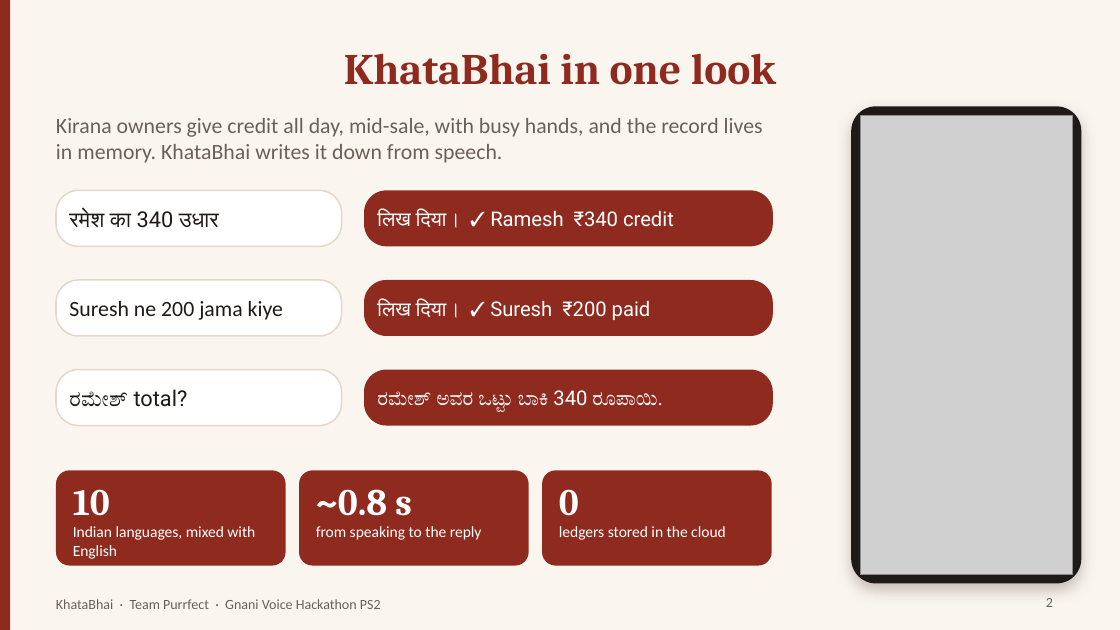
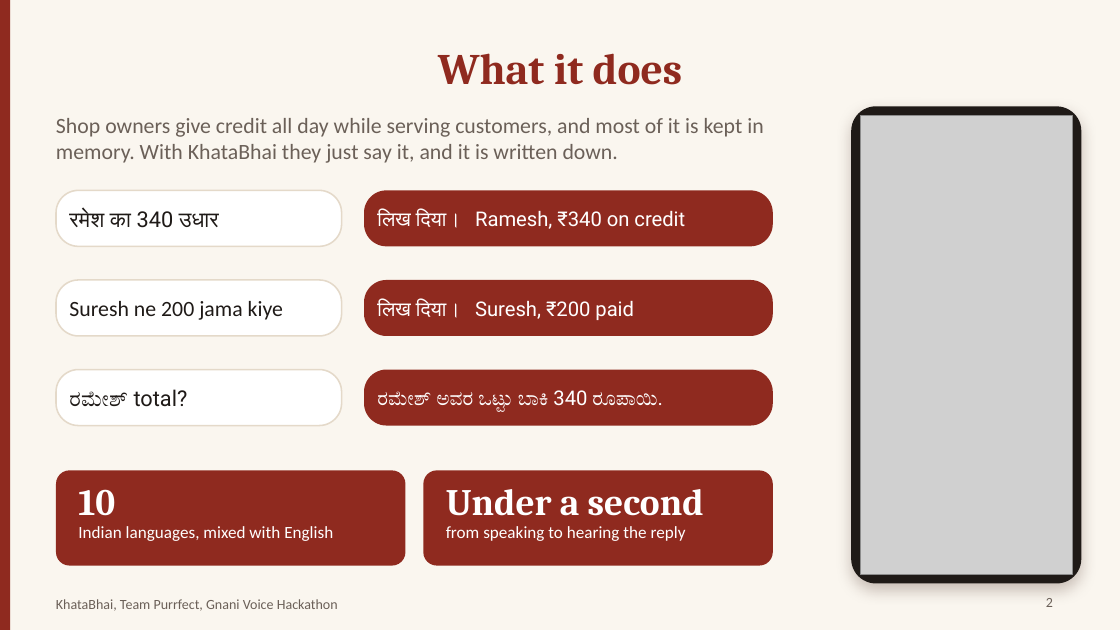
Before and after one commit to sulaiman-shariff/voice-khata, a slide deck: slide 2 of docs/KhataBhai_Deck.pptx. Drawn at 1120x630 pixels with LibreOffice and Linux fonts; fonts in the diff are those of the drawing; grey boxes stand for pictures. Boxes give left, top, right and bottom in pixels: in the first picture for what was removed or moved away, otherwise in the second. Text is boxed around its words. In the diff, an @@ line names an element or a change of style, - is before the commit and + after.

Commit message:
Rename app to KhataBhai; deck v2 with fresh app screens
- App, manifest, AI disclosure (all 10 languages) and LLM prompt now say KhataBhai
- New 1170x2532 screenshots in docs/screens/kb-*.png
- Deck: cleaner title slide, simpler How it works diagram, plain wording,
  no before/after, per-word Indic font, tighter safety and roadmap cards

```diff
--- a/docs/KhataBhai_Deck.pptx
+++ b/docs/KhataBhai_Deck.pptx
@@ title at [438, 53, 682, 85]: text changed @@
-KhataBhai in one look
+What it does
@@ text at [56, 118, 763, 163]: text changed @@
-Kirana owners give credit all day, mid-sale, with busy hands, and the record lives in memory. KhataBhai writes it down from speech.
+Shop owners give credit all day while serving customers, and most of it is kept in memory. With KhataBhai they just say it, and it is written down.
@@ text at [377, 210, 685, 229]: text changed @@
-लिख दिया। ✓ Ramesh ₹340 credit
+लिख दिया। Ramesh, ₹340 on credit
@@ text at [377, 300, 634, 320]: text changed @@
-लिख दिया। ✓ Suresh ₹200 paid
+लिख दिया। Suresh, ₹200 paid
@@ rounded rectangle: place and size @@
-rounded rectangle at [56, 470, 286, 566]
+rounded rectangle at [56, 470, 405, 566]
@@ text "10": place and size @@
-text "10" at [73, 489, 110, 516]
+text "10" at [78, 489, 115, 516]
@@ rounded rectangle: place and size @@
-rounded rectangle at [299, 470, 529, 566]
+rounded rectangle at [423, 470, 773, 566]
@@ rounded rectangle removed at [542, 470, 772, 566] @@
@@ text at [446, 489, 704, 516]: text changed @@
-~0.8 s
+Under a second
@@ text removed at [559, 489, 579, 516] @@
-0
@@ text "Indian languages, mixed with English" at [78, 526, 333, 541]: size 10 to 11 pt @@
@@ text at [446, 526, 686, 541]: text changed; size 10 to 11 pt @@
-from speaking to the reply
+from speaking to hearing the reply
@@ text removed at [559, 526, 726, 540] @@
-ledgers stored in the cloud
@@ text at [56, 599, 338, 611]: text changed @@
-KhataBhai · Team Purrfect · Gnani Voice Hackathon PS2
+KhataBhai, Team Purrfect, Gnani Voice Hackathon
```
Also in this commit, not shown: 2 other slides changed, 4 slides added, 4 slides removed, 14 other files.
